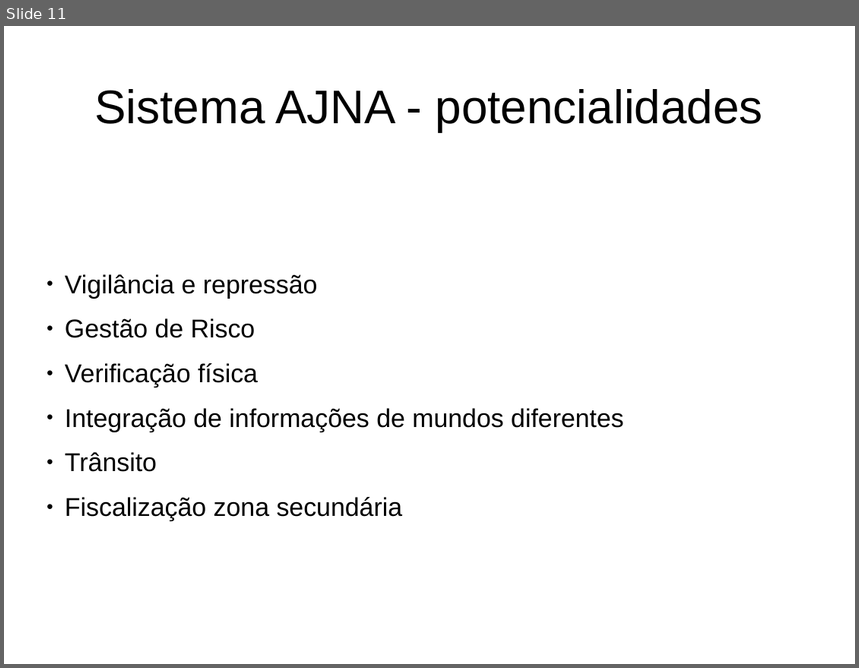
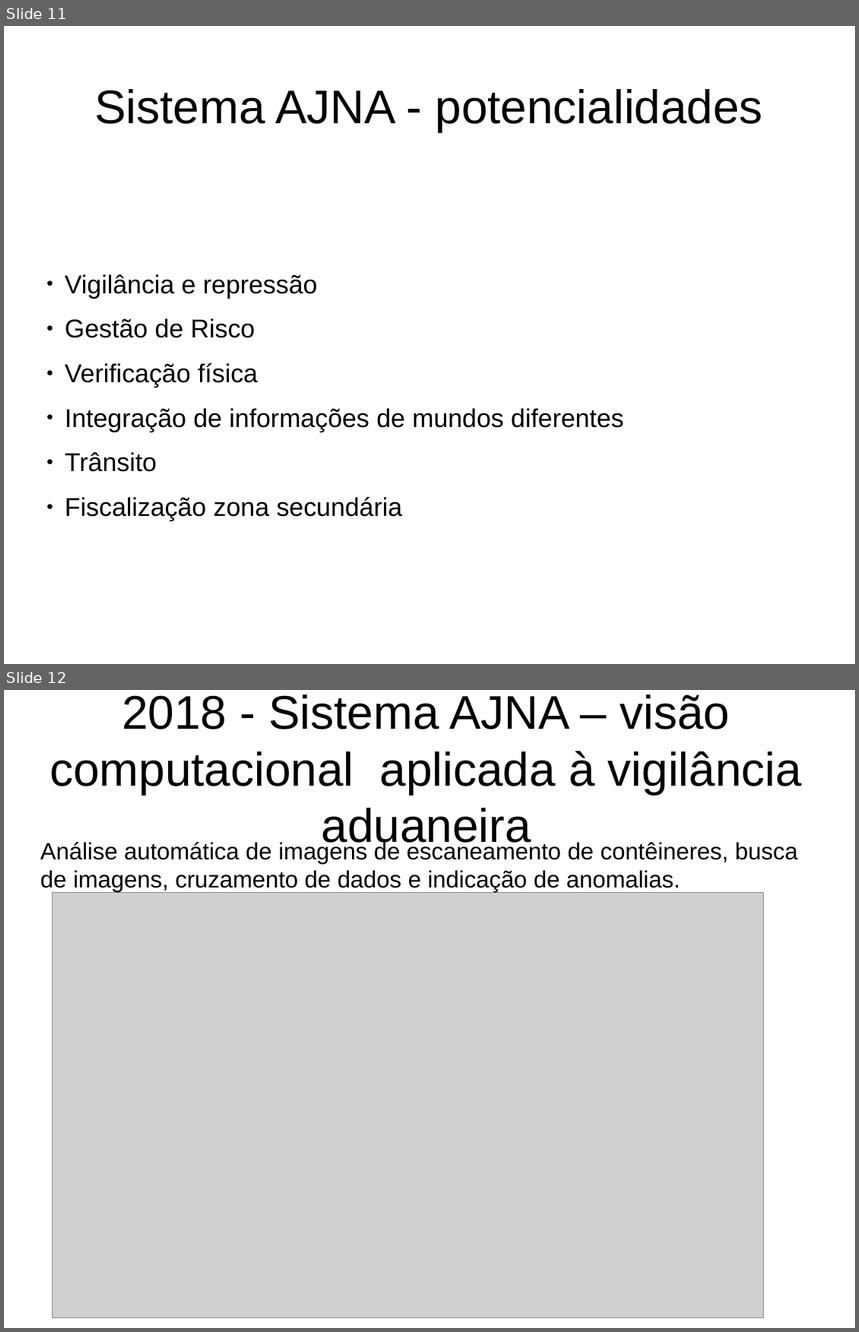
Before and after one commit to IvanBrasilico/ajna_docs, a slide deck: notebooks/Apresentacao201904(Gerencial).odp. Shown one above the other, each under a label of ours: slide 11 before the commit, slides 11 and 12 after it. The pictures are 859x668 and 859x1332 pixels, drawn with LibreOffice and Linux fonts; fonts in the diff are those of the drawing; grey boxes stand for pictures. Boxes give left, top, right and bottom in pixels: in the first picture for what was removed or moved away, otherwise in the second. Text is boxed around its words. In the diff, an @@ line names an element or a change of style, - is before the commit and + after.

```diff
--- a/notebooks/Apresentacao201904(Gerencial).odp
+++ b/notebooks/Apresentacao201904(Gerencial).odp
@@ slide 12 added at [4,690,855,1328], background #FFFFFF @@
@@ title added at [50,695,802,851], 44 pt, text #000000 @@
+2018 - Sistema AJNA – visão computacional aplicada à vigilância aduaneira
@@ subtitle added at [40,840,798,892], 22 pt, text #000000 @@
+Análise automática de imagens de escaneamento de contêineres, busca de imagens, cruzamento de dados e indicação de anomalias.
@@ picture added at [53,892,764,1318] @@
```
Also in this commit, not shown: 3 other slides added, 1 other file.
